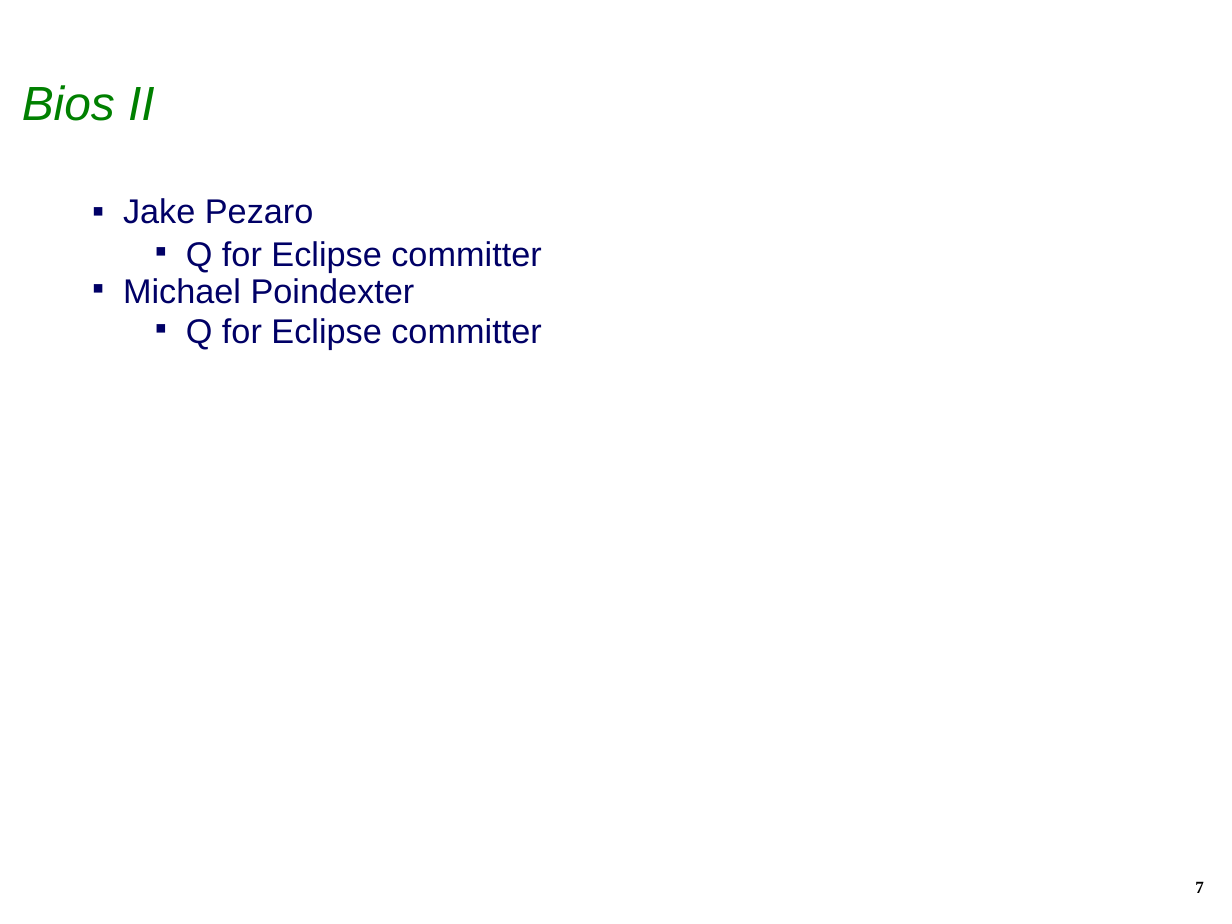
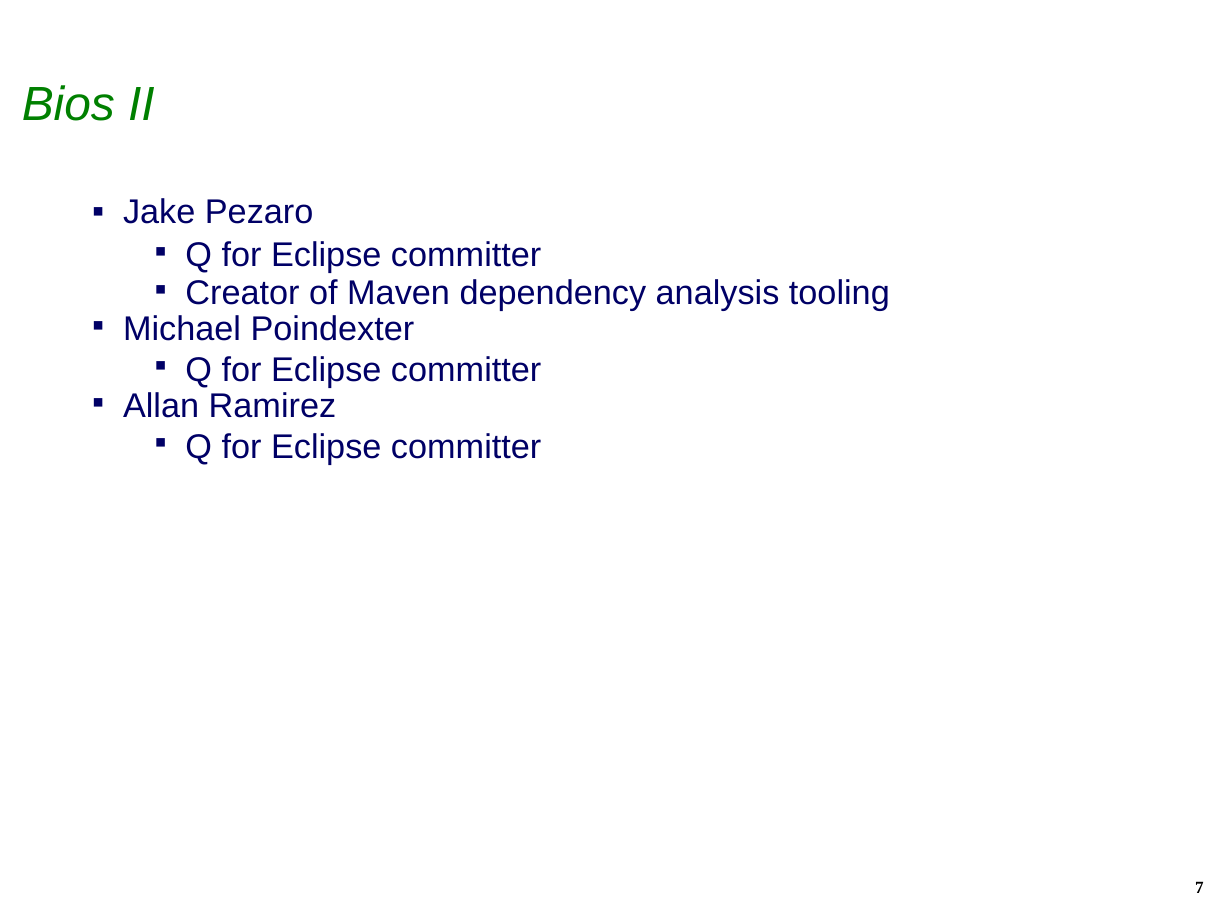
Before and after one commit to isabella232/q4e, a slide deck: slide 7 of docs/EclipseIAMCreationReview.ppt. Drawn at 1232x924 pixels with LibreOffice and Linux fonts; fonts in the diff are those of the drawing; background and template pictures are left out. Boxes give left, top, right and bottom in pixels: in the first picture for what was removed or moved away, otherwise in the second. Text is boxed around its words. In the diff, an @@ line names an element or a change of style, - is before the commit and + after.

```diff
--- a/docs/EclipseIAMCreationReview.ppt
+++ b/docs/EclipseIAMCreationReview.ppt
@@ text at box(185, 279, 890, 310): paragraph added @@
+  ▪ Creator of Maven dependency analysis tooling
@@ text at box(123, 392, 541, 464): paragraphs added @@
+▪ Allan Ramirez
+  ▪ Q for Eclipse committer
```
Also in this commit, not shown: 2 other slides changed.
